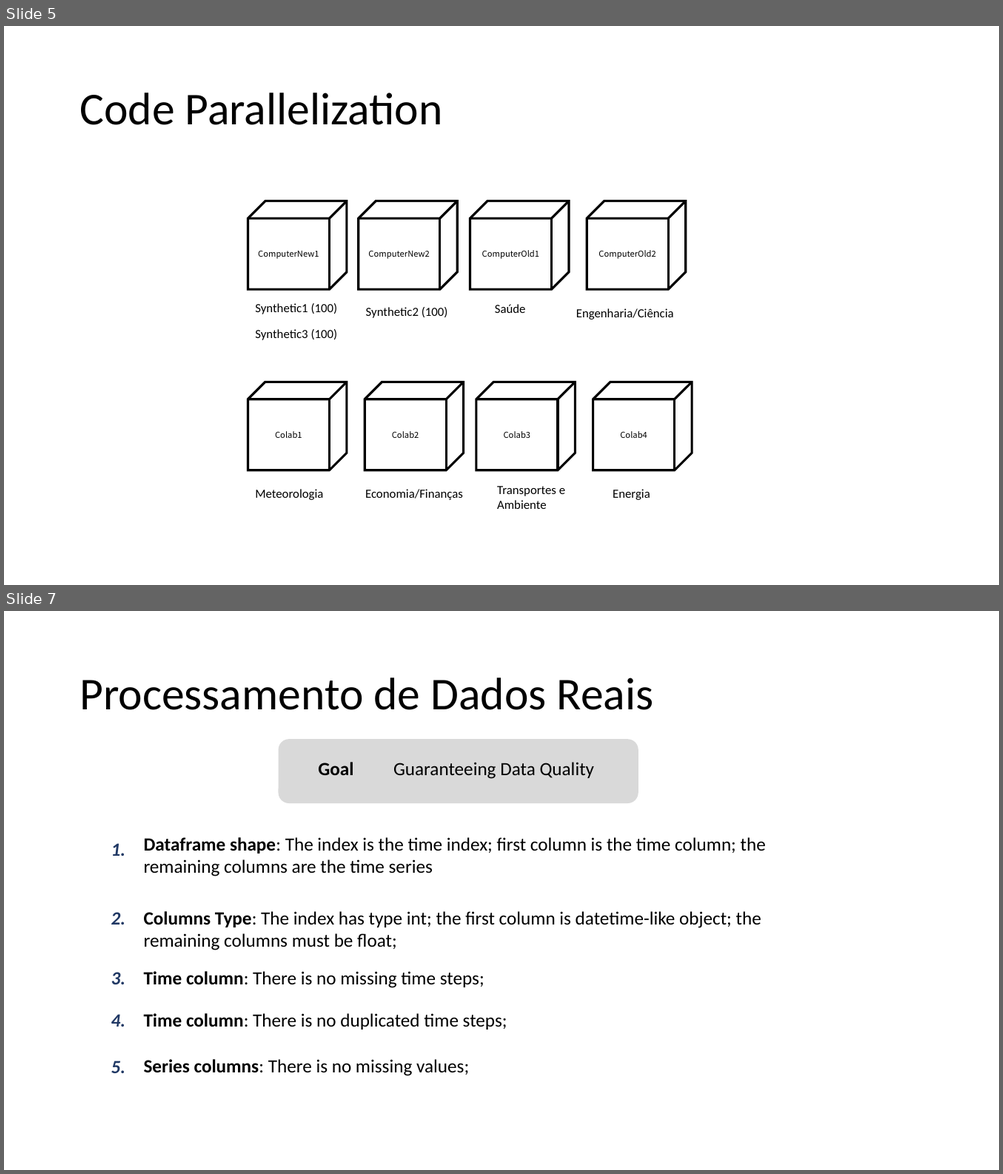
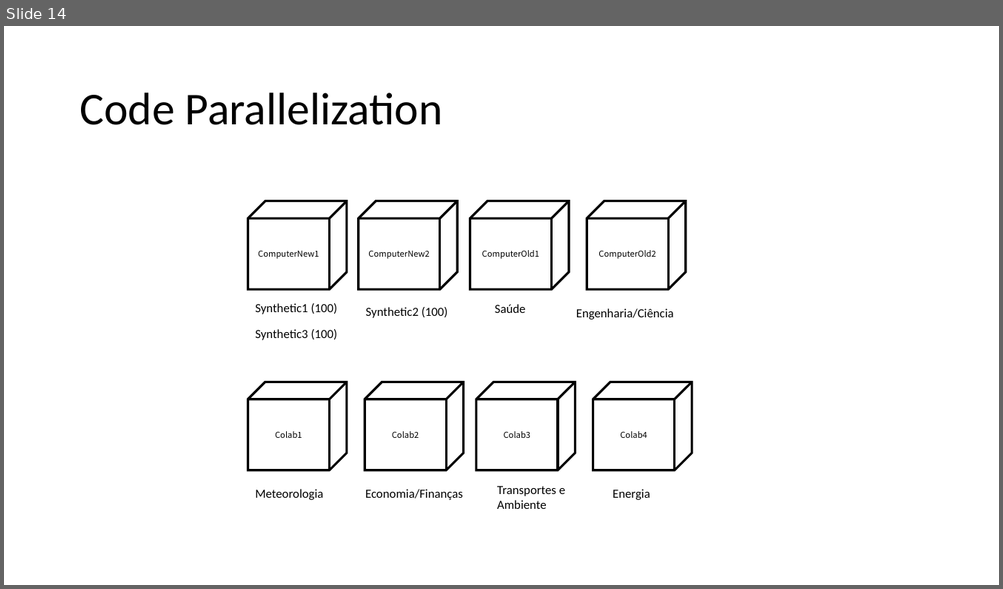
Before and after one commit to MiguelLoureiro98/timecave, a slide deck: papers/.ppt/TimeSeriesCV_31052024.pptx. Shown one above the other, each under a label of ours: slides 5 and 7 before the commit, slide 14 after it; the slides between them are not shown. The pictures are 1003x1174 and 1003x589 pixels, drawn with LibreOffice and Linux fonts; fonts in the diff are those of the drawing. Boxes give left, top, right and bottom in pixels: in the first picture for what was removed or moved away, otherwise in the second. Text is boxed around its words. In the diff, an @@ line names an element or a change of style, - is before the commit and + after.

```diff
--- a/papers/.ppt/TimeSeriesCV_31052024.pptx
+++ b/papers/.ppt/TimeSeriesCV_31052024.pptx
@@ slide 7 removed at <box>4,611,999,1170</box>, background #FFFFFF @@
@@ text removed at <box>79,678,654,710</box> @@
-Processamento de Dados Reais
@@ rounded rectangle removed at <box>279,739,638,803</box> @@
@@ text removed at <box>318,762,353,775</box> @@
-Goal
@@ text removed at <box>393,762,595,779</box> @@
-Guaranteeing Data Quality
@@ text removed at <box>111,843,125,856</box> @@
-1.
@@ text removed at <box>144,837,765,877</box> @@
-Dataframe shape: The index is the time index; first column is the time column; the remaining columns are the time series
@@ text removed at <box>111,912,125,925</box> @@
-2.
@@ text removed at <box>144,911,761,951</box> @@
-Columns Type: The index has type int; the first column is datetime-like object; the remaining columns must be float;
@@ text removed at <box>111,972,125,985</box> @@
-3.
@@ text removed at <box>144,971,484,988</box> @@
-Time column: There is no missing time steps;
@@ text removed at <box>111,1014,125,1027</box> @@
-4.
@@ text removed at <box>144,1014,507,1030</box> @@
-Time column: There is no duplicated time steps;
@@ text removed at <box>111,1061,125,1073</box> @@
-5.
@@ text removed at <box>144,1059,469,1076</box> @@
-Series columns: There is no missing values;
@@ what was slide 5 is now slide 14 @@
```
Also in this commit, not shown: 5 slides changed, 8 slides added, 15 other slides removed, 1 other file.
